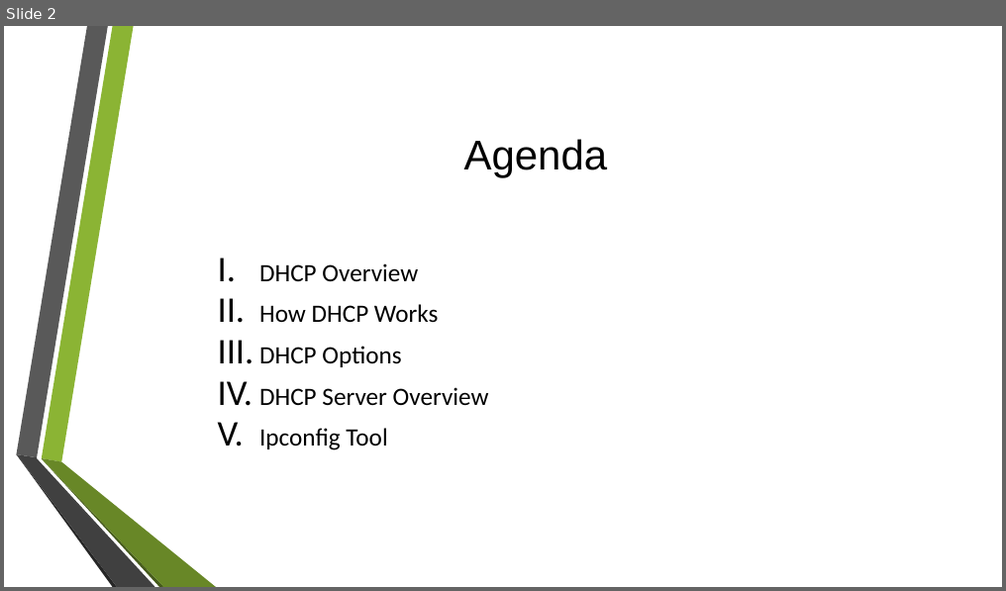
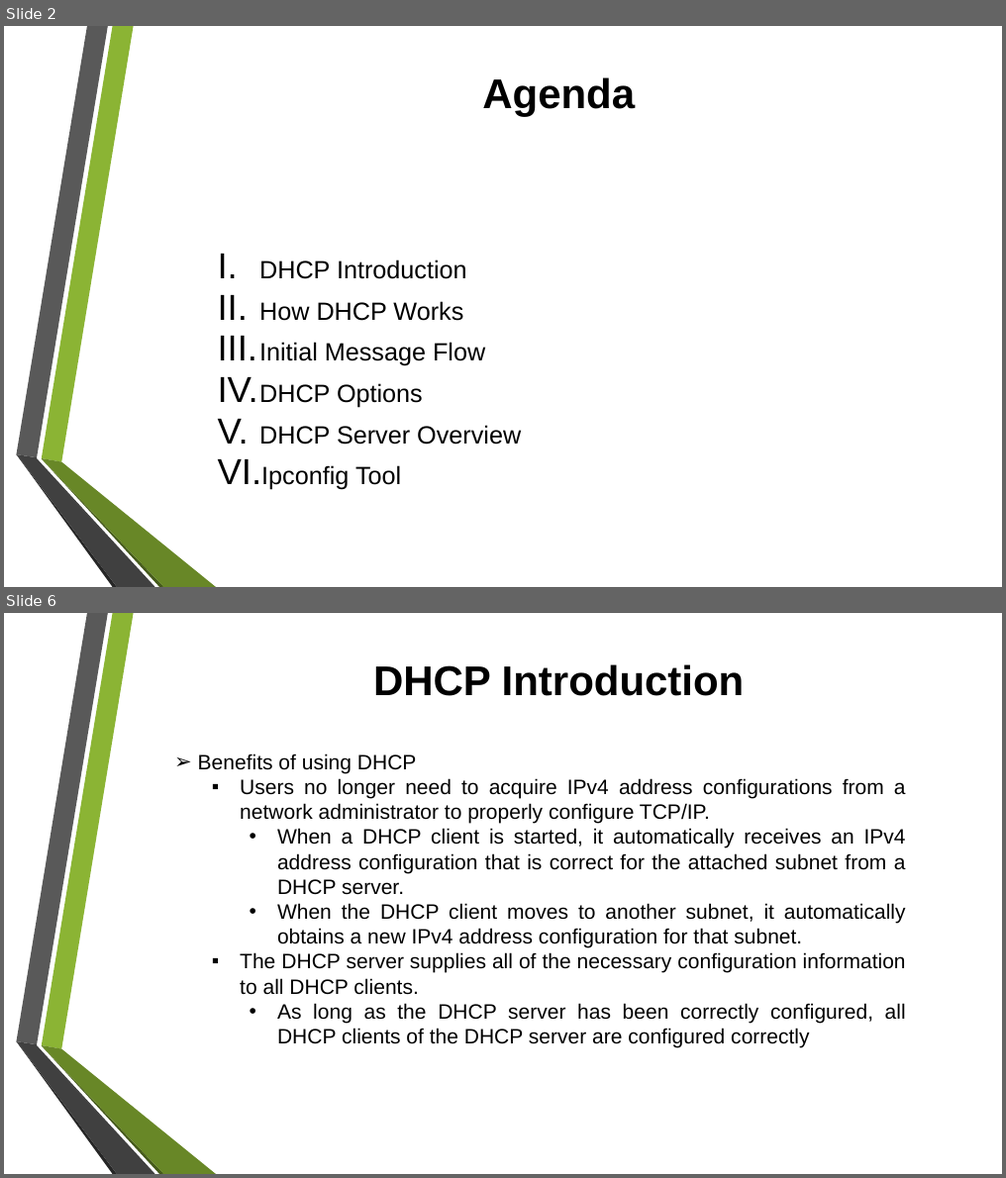
Before and after one commit to tiendatdk3493/Tai_Lieu, a slide deck: Dynamic Host Configuration Protocol (DHCP) Overview.pptx. Shown one above the other, each under a label of ours: slide 2 before the commit, slides 2 and 6 after it; the slides between them are not shown. The pictures are 1006x591 and 1006x1178 pixels, drawn with LibreOffice and Linux fonts; fonts in the diff are those of the drawing; background and template pictures are left out. Boxes give left, top, right and bottom in pixels: in the first picture for what was removed or moved away, otherwise in the second. Text is boxed around its words. In the diff, an @@ line names an element or a change of style, - is before the commit and + after.

Commit message:
DHCP

```diff
--- a/Dynamic Host Configuration Protocol (DHCP) Overview.pptx
+++ b/Dynamic Host Configuration Protocol (DHCP) Overview.pptx
@@ slide 6 added at (x1=4, y1=613, x2=1002, y2=1174), background picture (left out); not listed: 6 template elements that a slide beside it also shows @@
@@ title added at (x1=373, y1=664, x2=745, y2=696), 40 pt, text #000000, bold @@
+DHCP Introduction
@@ text added at (x1=198, y1=754, x2=906, y2=1048), 20 pt, text #000000 @@
+➢ Benefits of using DHCP
+  ▪ Users no longer need to acquire IPv4 address configurations from a network administrator to properly configure TCP/IP.
+    • When a DHCP client is started, it automatically receives an IPv4 address configuration that is correct for the attached subnet from a DHCP server.
+    • When the DHCP client moves to another subnet, it automatically obtains a new IPv4 address configuration for that subnet.
+  ▪ The DHCP server supplies all of the necessary configuration information to all DHCP clients.
+    • As long as the DHCP server has been correctly configured, all DHCP clients of the DHCP server are configured correctly
@@ slide 2 changed as well @@
@@ title "Agenda" moved from (x1=464, y1=139, x2=608, y2=178) to (x1=482, y1=77, x2=635, y2=116) @@
@@ title "Agenda" at (x1=482, y1=77, x2=635, y2=116): bold on @@
@@ text at (x1=259, y1=260, x2=467, y2=279): text changed; font Calibri to Arial @@
-I. DHCP Overview
+I. DHCP Introduction
@@ text at (x1=259, y1=301, x2=521, y2=490): font Calibri to Arial in "How DHCP Works", "DHCP Options", "DHCP Server Overview", "Ipconfig Tool" @@
@@ text at (x1=259, y1=342, x2=485, y2=367): paragraph added @@
+III. Initial Message Flow
```
Also in this commit, not shown: 1 other slide changed, 16 other slides added, 5 other files.
